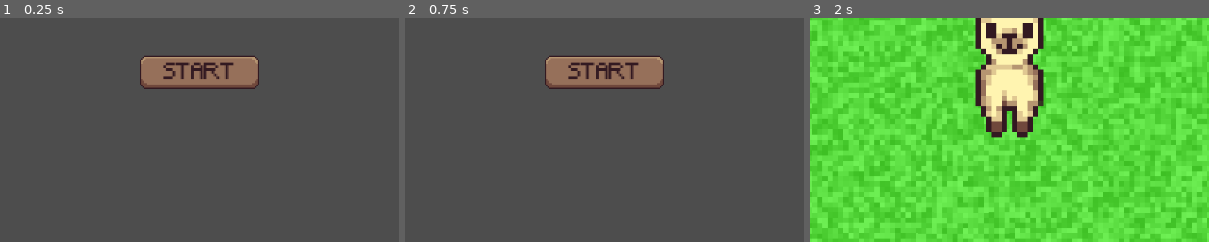
Above: before the commit, frames 1-3 (left to right).
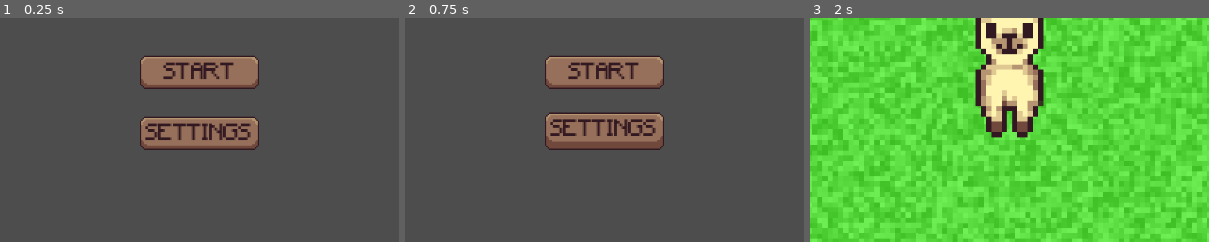
Above: after the commit, the same moments.

Repository: k4444th/Shear-Madness
Game: Godot game, scene res://scenes/startmenu.tscn
Two runs of this game, one before a commit and one after it. Both use one fixed random seed, a clock stepped at 60 frames per second and the inputs below.
Inputs (mouse positions are % of the whole screen's width and height, from its top left):
- Up to frame 1 (0.25 s): no input
- Up to frame 2 (0.75 s): click (50, 70) at 0.5 s, where only the run after the commit has a clickable "SETTINGS"
- Up to frame 3 (2 s): click "START" at 1.25 s
The pictures show only the part of the screen within x 25-75%, y 43-92%; the shares and areas given below are measured in that part.

The runs differ from the first frame. In frame 1, 4.2% of the frame differs, in the area x 35-65%, y 44-59%; in frame 2, 4.8%, in the area x 35-65%, y 41-59%; in frame 3, nothing differs.

Commit message:
Add settings button

Diff:
--- a/scenes/button.tscn
+++ b/scenes/buttons/button.tscn
@@ -14,14 +14,15 @@
 
 [node name="Text" type="Label" parent="."]
 layout_mode = 0
-offset_left = 5.0
-offset_top = 3.0
-offset_right = 81.0
-offset_bottom = 25.0
+offset_left = 6.0
+offset_top = 8.0
+offset_right = 82.0
+offset_bottom = 24.0
 theme_override_colors/font_color = Color(0.196078, 0.0980392, 0.129412, 1)
 theme_override_font_sizes/font_size = 15
-text = "Text"
+text = "TEXT"
 horizontal_alignment = 1
+vertical_alignment = 1
 
 [connection signal="mouse_entered" from="." to="." method="_on_mouse_entered"]
 [connection signal="mouse_exited" from="." to="." method="_on_mouse_exited"]
--- /dev/null
+++ b/scenes/buttons/settingsButton.tscn
@@ -0,0 +1,9 @@
+[gd_scene load_steps=2 format=3 uid="uid://d2qpwgie6okri"]
+
+[ext_resource type="PackedScene" uid="uid://dt4a4cadovi6q" path="res://scenes/buttons/button.tscn" id="1_3jq0j"]
+
+[node name="Button" instance=ExtResource("1_3jq0j")]
+
+[node name="Text" parent="." index="0"]
+offset_left = 4.0
+text = "SETTINGS"
--- a/scenes/buttons/startButton.tscn
+++ b/scenes/buttons/startButton.tscn
@@ -1,10 +1,10 @@
 [gd_scene load_steps=2 format=3 uid="uid://r5qk2r6ktoum"]
 
-[ext_resource type="PackedScene" uid="uid://dt4a4cadovi6q" path="res://scenes/button.tscn" id="1_mq8t3"]
+[ext_resource type="PackedScene" uid="uid://dt4a4cadovi6q" path="res://scenes/buttons/button.tscn" id="1_mq8t3"]
 
 [node name="StartButton" instance=ExtResource("1_mq8t3")]
 
 [node name="Text" parent="." index="0"]
-offset_top = 8.0
-offset_bottom = 24.0
+offset_left = 5.0
+offset_right = 81.0
 text = "START"
--- a/scenes/startmenu.tscn
+++ b/scenes/startmenu.tscn
@@ -1,7 +1,8 @@
-[gd_scene load_steps=3 format=3 uid="uid://dy28qprjs4wqe"]
+[gd_scene load_steps=4 format=3 uid="uid://dy28qprjs4wqe"]
 
 [ext_resource type="Script" uid="uid://cip6tsk18q5wq" path="res://scripts/startmenu.gd" id="1_u4tt2"]
 [ext_resource type="PackedScene" uid="uid://r5qk2r6ktoum" path="res://scenes/buttons/startButton.tscn" id="2_t0y3k"]
+[ext_resource type="PackedScene" uid="uid://d2qpwgie6okri" path="res://scenes/buttons/settingsButton.tscn" id="3_ids67"]
 
 [node name="Startmenu" type="Node"]
 script = ExtResource("1_u4tt2")
@@ -13,4 +14,10 @@
 offset_left = -43.0
 offset_right = 43.0
 
+[node name="Button" parent="." instance=ExtResource("3_ids67")]
+offset_left = -43.0
+offset_top = 44.0
+offset_right = 43.0
+offset_bottom = 84.0
+
 [connection signal="pressed" from="StartButton" to="." method="_on_start_button_pressed"]
--- a/scripts/button.gd
+++ b/scripts/button.gd
@@ -1,6 +1,9 @@
 extends TextureButton
 
 @onready var text = $Text
+
+func _ready() -> void:
+	text.position.y = 8
 
 func _on_mouse_entered() -> void:
 	text.position.y = 5
